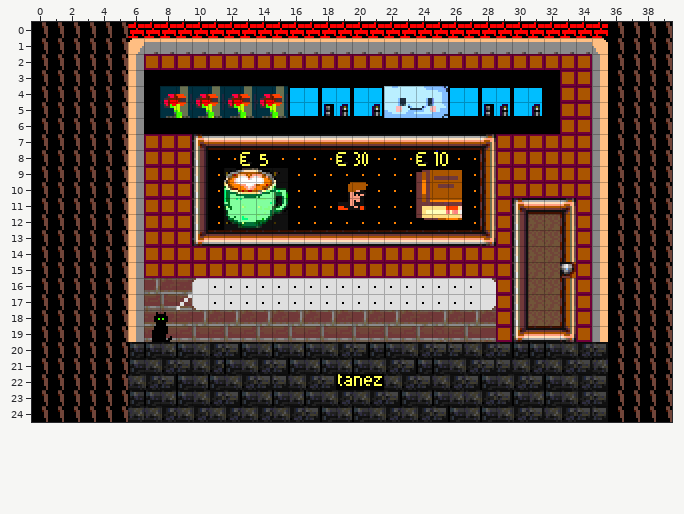
Tiled map -- static/bg2_shop.tmx. Above, as it was before the edit.
Cells are 8x8 px. Shown: x 0..39, y 0..24.
Once edited:
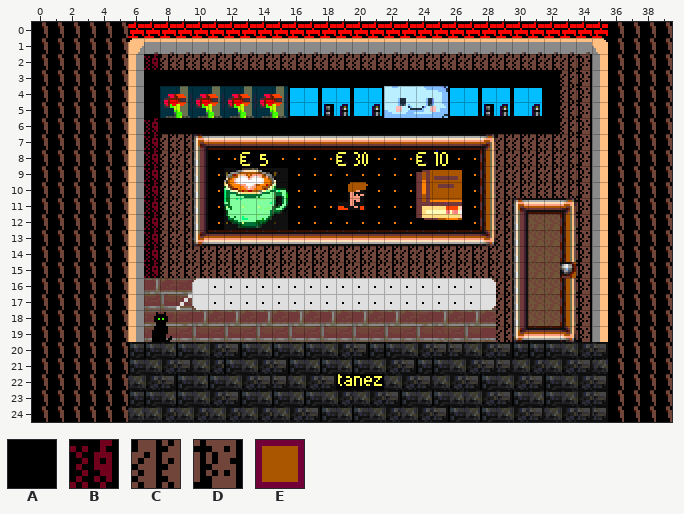
Key: from "tiles": A 121, B 263, C 264, D 265, E 1072.
_ is an empty cell, . an unchanged one.
Edits made:
--- layer "Tile Layer 1"
@@ x 7..34 @@
- 2 EEEEEEEEEEEEEEEEEEEEEEEEEEEE
- 3 ..........................EE
- 4 ..........................EE
- 5 ..........................EE
- 6 A.........................EE
- 7 EEE...................EEEEEE
- 8 EEE...................EEEEEE
- 9 EEE...................EEEEEE
-10 EEE...................EEEEEE
-11 EEE...................E....E
-12 EEE...................E....E
-13 EEE...................E....E
-14 EEEEEEEEEEEEEEEEEEEEEEE....E
-15 EEEEEEEEEEEEEEEEEEEEEEE....E
-16 ......................E....E
-17 ......................E....E
-18 ......................E....E
-19 ......................E....E
+ 2 BCCCCCCCCCCCCCCCCCCCCCCCCCCD
+ 3 ..........................CD
+ 4 ..........................CD
+ 5 ..........................CD
+ 6 B.........................CD
+ 7 BCC...................CCCCCD
+ 8 BCC...................CCCCCD
+ 9 BCC...................CCCCCD
+10 BCC...................CCCCCD
+11 BCC...................C....D
+12 BCC...................C....D
+13 BCC...................C....D
+14 BCCCCCCCCCCCCCCCCCCCCCC....D
+15 BCCCCCCCCCCCCCCCCCCCCCC....D
+16 ......................C....D
+17 ......................C....D
+18 ......................C....D
+19 ......................C....D
